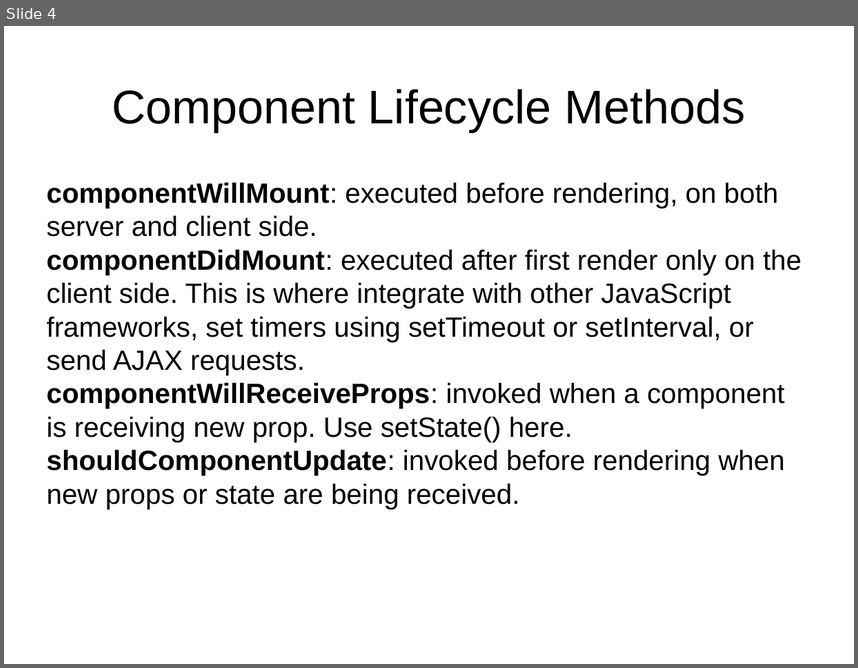
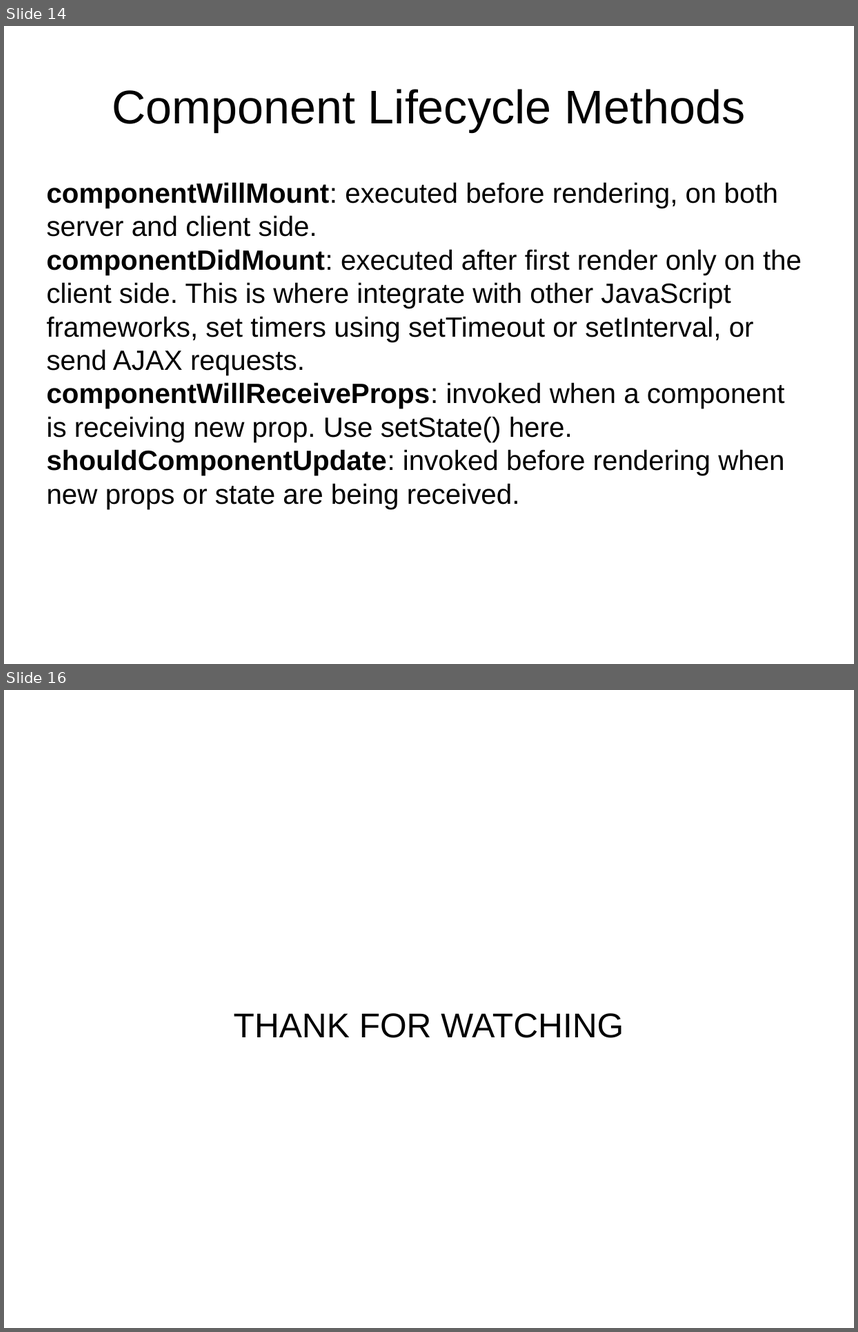
Before and after one commit to lnvtphu/MUsers, a slide deck: document/Presentation.pptx. Shown one above the other, each under a label of ours: slide 4 before the commit, slides 14 and 16 after it; the slides between them are not shown. The pictures are 858x668 and 858x1332 pixels, drawn with LibreOffice and Linux fonts; fonts in the diff are those of the drawing. Boxes give left, top, right and bottom in pixels: in the first picture for what was removed or moved away, otherwise in the second. Text is boxed around its words. In the diff, an @@ line names an element or a change of style, - is before the commit and + after.

```diff
--- a/document/Presentation.pptx
+++ b/document/Presentation.pptx
@@ slide 16 added at (x1=4, y1=690, x2=854, y2=1328), background #FFFFFF @@
@@ text added at (x1=234, y1=1013, x2=624, y2=1038), 32 pt, text #000000 @@
+THANK FOR WATCHING
@@ what was slide 4 is now slide 14 @@
```
Also in this commit, not shown: 2 slides changed, 10 other slides added, 7 other files.
